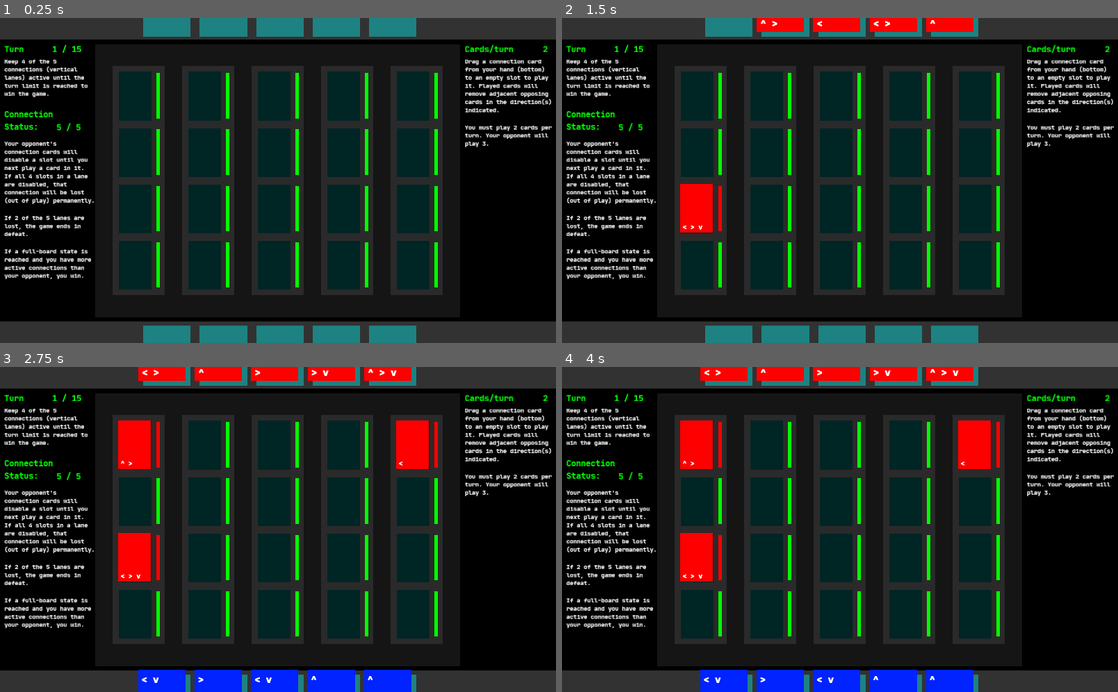
Above: before the commit, frames 1-4 (two rows, left to right).
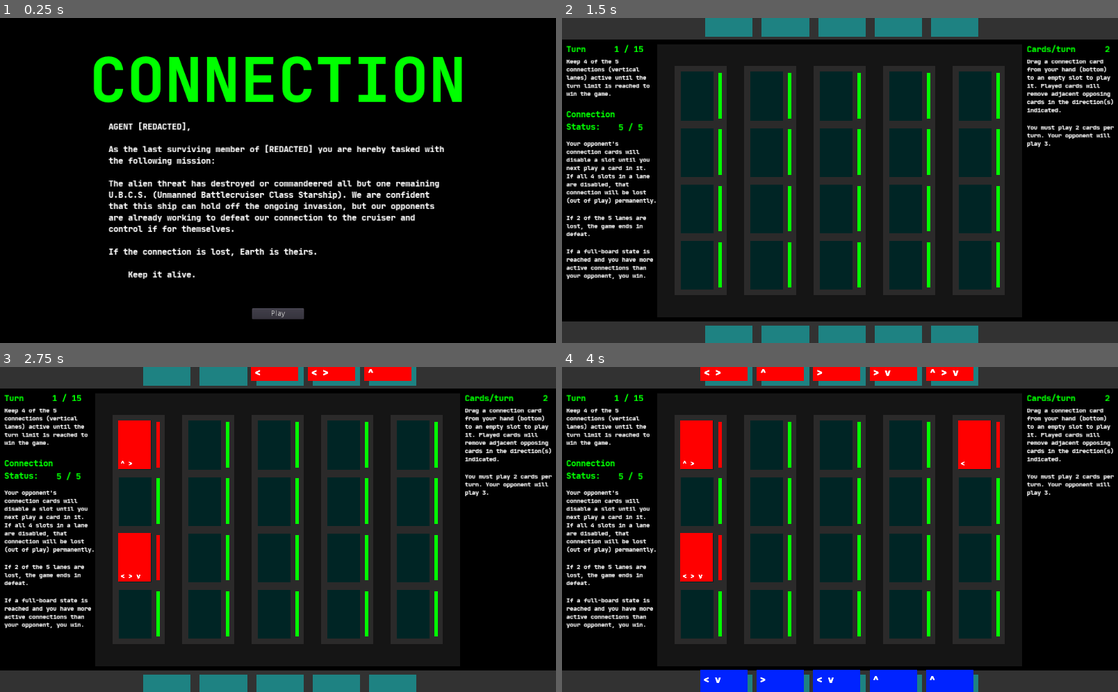
Above: after the commit, the same moments.

Repository: justinwash/Ludum-Dare-46
Game: Godot game, scene res://title.tscn
Same seed, same stepped clock (60 frames per second), same inputs: the game is played once before the commit and once after it. Before the commit the project starts from res://game.tscn.
Inputs (mouse positions are in pixels of both pictures, inside the frame that each line leads up to):
- Up to frame 1 (0.25 s): no input
- Up to frame 2 (1.5 s): click (840, 313) at 0.5 s, where only the run after the commit has a clickable "Play"; tap Enter at 1.25 s; drag from (695, 258) to (695, 144) at 1.27 s
- Up to frame 3 (2.75 s): drag from (133, 549) to (133, 438) at 2.02 s
- Up to frame 4 (4 s): move the mouse to (695, 558) at 2.77 s; click (695, 558) at 2.92 s; tap Space at 3.5 s; drag from (695, 493) to (767, 607) at 3.52 s

The runs differ from the first frame. In frame 1, 53% of the frame differs, in the area x 0-100%, y 0-100%; in frame 2, 2.4%; in frame 3, 4.7%; in frame 4, nothing differs.

Commit message:
finished sans audio

Diff:
--- a/game/project.godot
+++ b/game/project.godot
@@ -16,7 +16,7 @@
 [application]
 
 config/name="Connection"
-run/main_scene="res://game.tscn"
+run/main_scene="res://title.tscn"
 boot_splash/bg_color=Color( 0, 0, 0, 1 )
 config/icon="res://icon.png"
 
--- /dev/null
+++ b/game/title.gd
@@ -0,0 +1,4 @@
+extends Node2D
+
+func _on_Button_button_up():
+	get_tree().change_scene("res://game.tscn")
--- /dev/null
+++ b/game/title.tscn
@@ -0,0 +1,64 @@
+[gd_scene load_steps=5 format=2]
+
+[ext_resource path="res://fonts/JetBrainsMono-ExtraBold.ttf" type="DynamicFontData" id=1]
+[ext_resource path="res://popups/title.png" type="Texture" id=2]
+[ext_resource path="res://title.gd" type="Script" id=3]
+
+[sub_resource type="DynamicFont" id=1]
+use_mipmaps = true
+use_filter = true
+font_data = ExtResource( 1 )
+
+[node name="Title" type="Node2D"]
+script = ExtResource( 3 )
+
+[node name="ColorRect" type="ColorRect" parent="."]
+margin_left = -8.0
+margin_top = -8.0
+margin_right = 1032.0
+margin_bottom = 608.0
+color = Color( 0, 0, 0, 1 )
+__meta__ = {
+"_edit_use_anchors_": false
+}
+
+[node name="Control" type="Control" parent="."]
+margin_right = 1024.0
+margin_bottom = 600.0
+__meta__ = {
+"_edit_use_anchors_": false
+}
+
+[node name="title" type="Sprite" parent="Control"]
+position = Vector2( 514.456, 310.812 )
+texture = ExtResource( 2 )
+
+[node name="Synopsis" type="RichTextLabel" parent="Control"]
+margin_left = 199.505
+margin_top = 191.0
+margin_right = 843.505
+margin_bottom = 506.0
+custom_fonts/normal_font = SubResource( 1 )
+text = "AGENT [REDACTED],
+
+As the last surviving member of [REDACTED] you are hereby tasked with the following mission:
+
+The alien threat has destroyed or commandeered all but one remaining U.B.C.S. (Unmanned Battlecruiser Class Starship). We are confident that this ship can hold off the ongoing invasion, but our opponents are already working to defeat our connection to the cruiser and control if for themselves.
+
+If the connection is lost, Earth is theirs.
+
+	Keep it alive."
+__meta__ = {
+"_edit_use_anchors_": false
+}
+
+[node name="Button" type="Button" parent="Control"]
+margin_left = 464.0
+margin_top = 535.921
+margin_right = 560.0
+margin_bottom = 555.921
+text = "Play"
+__meta__ = {
+"_edit_use_anchors_": false
+}
+[connection signal="button_up" from="Control/Button" to="." method="_on_Button_button_up"]
Binary file added: game/popups/title.png
Not shown, added: game/popups/title.png.import
